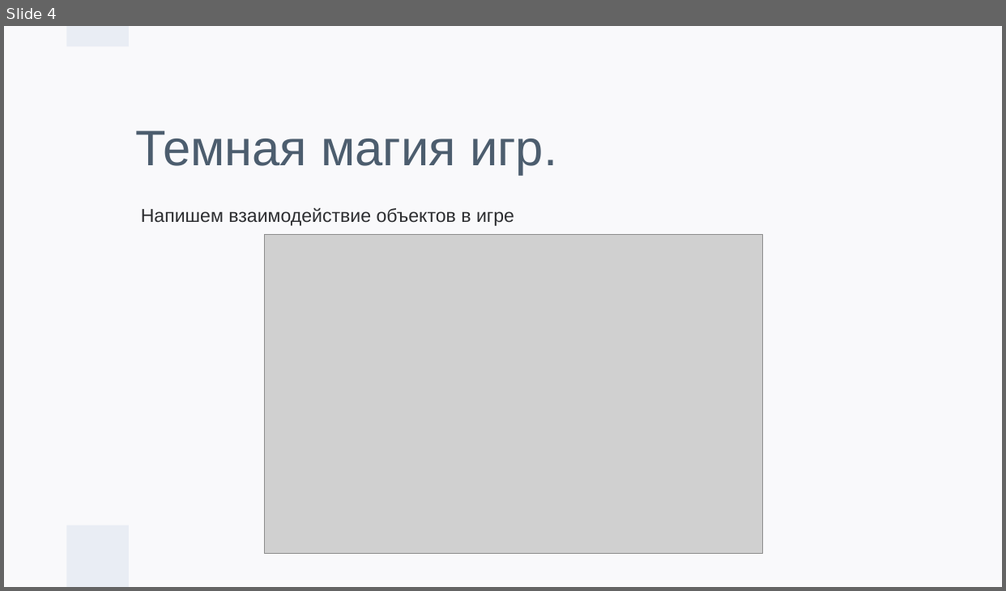
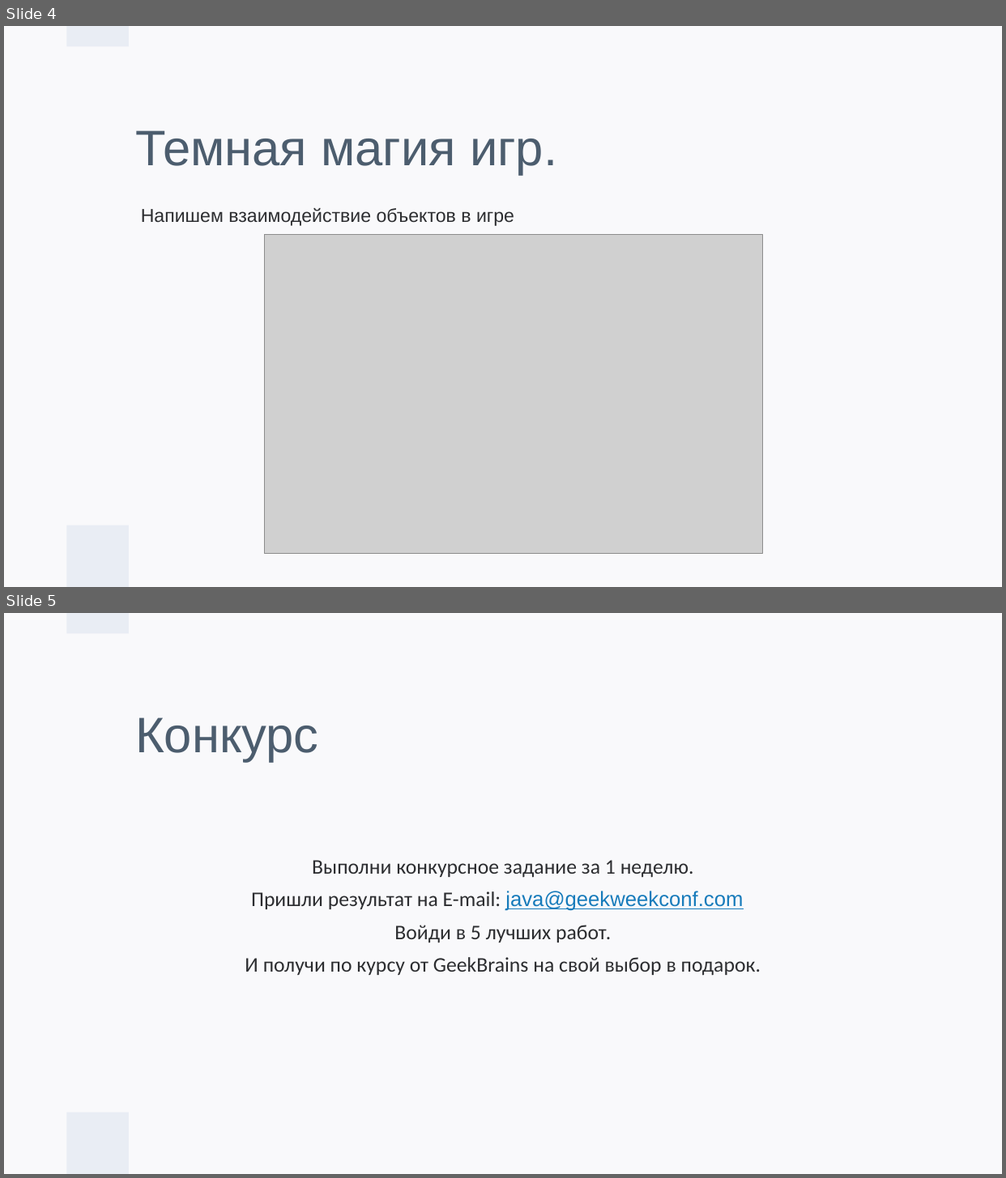
Before and after one commit to kosmoflyko/gb-game-example, a slide deck: presentation/Java webminar part 2.potx.pptx. Shown one above the other, each under a label of ours: slide 4 before the commit, slides 4 and 5 after it. The pictures are 1006x591 and 1006x1178 pixels, drawn with LibreOffice and Linux fonts; fonts in the diff are those of the drawing; grey boxes stand for pictures; background and template pictures are left out. Boxes give left, top, right and bottom in pixels: in the first picture for what was removed or moved away, otherwise in the second. Text is boxed around its words. In the diff, an @@ line names an element or a change of style, - is before the commit and + after.

```diff
--- a/presentation/Java webminar part 2.potx.pptx
+++ b/presentation/Java webminar part 2.potx.pptx
@@ slide 5 added at (4, 613, 1002, 1174), background #F9F9FB; not listed: 2 template elements that a slide beside it also shows @@
@@ title added at (135, 717, 319, 762), 48 pt, text #4C5D6E @@
+Конкурс
@@ text added at (245, 860, 761, 976), 20 pt, text #2C2D30 @@
+Выполни конкурсное задание за 1 неделю.
+Пришли результат на E-mail: java@geekweekconf.com
+Войди в 5 лучших работ.
+И получи по курсу от GeekBrains на свой выбор в подарок.
```
Also in this commit, not shown: 1 slide changed, 4 other slides added.
